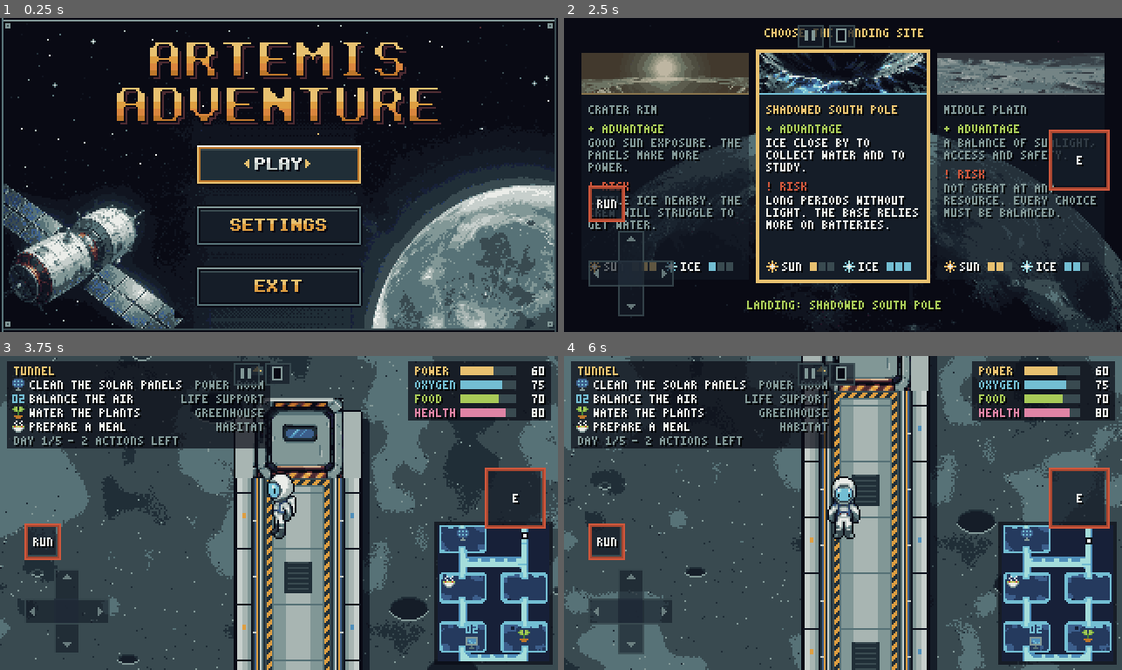
Above: before the commit, frames 1-4 (two rows, left to right).
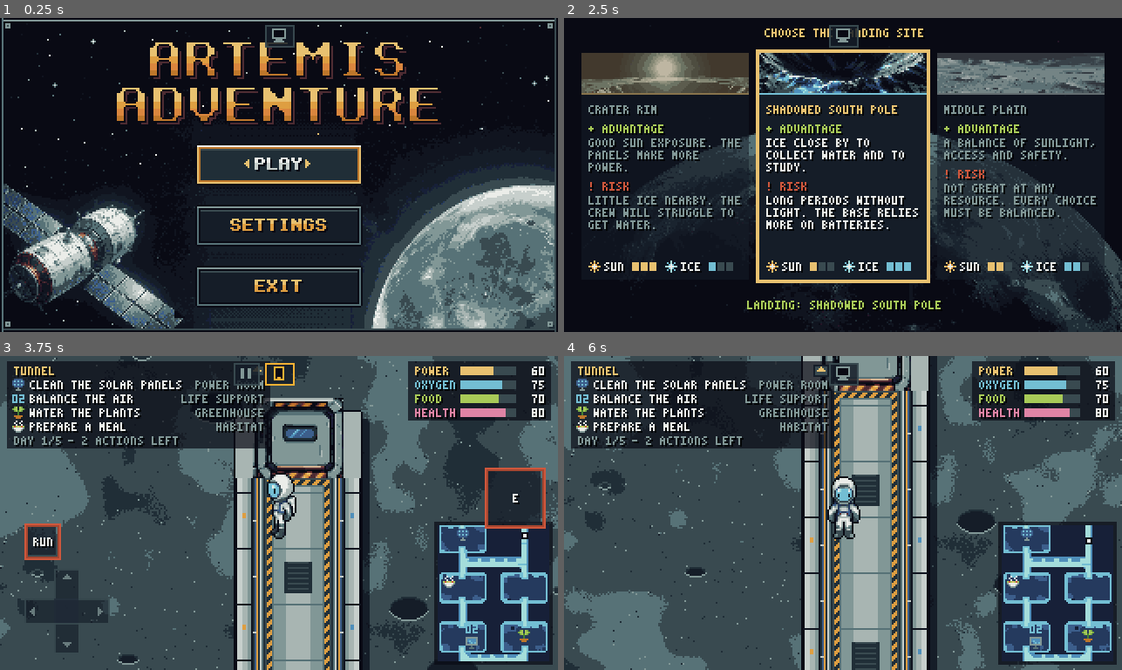
Above: after the commit, the same moments.

Repository: HattoriLoL/Artemis-Adventure
Game: Godot game, scene res://cenas/tela_inicial.tscn
Two runs of this game, one before a commit and one after it. Both use one fixed random seed, a clock stepped at 60 frames per second and the inputs below.
Inputs (mouse positions are in pixels of both pictures, inside the frame that each line leads up to):
- Up to frame 1 (0.25 s): no input
- Up to frame 2 (2.5 s): tap Enter (ui_accept) at 0.5, 0.77, 2 s; move the mouse to (965, 159) at 0.52 s; hold D (direita) 0.53-1.25 s; hold E (usar) 0.53-1.25 s; click (965, 159) at 0.67 s; tap M at 0.8, 2.3 s; drag from (630, 272) to (815, 237) at 1.27 s; move the mouse to (608, 203) at 2.02 s; hold D (direita) from 2.03 s (still down); tap Shift (andar) at 2.1 s; click (608, 203) at 2.17 s
- Up to frame 3 (3.75 s): release D (direita) at 2.75 s; tap Enter (ui_accept) at 2.75, 3.5 s; drag from (513, 497) to (111, 465) at 2.77 s; move the mouse to (446, 560) at 3.52 s; hold A (esquerda) from 3.53 s (still down); tap M at 3.6 s; click (446, 560) at 3.67 s
- Up to frame 4 (6 s): tap Enter (ui_accept) at 3.77, 4.25 s; release A (esquerda) at 4.25 s; drag from (675, 465) to (759, 434) at 4.27 s; move the mouse to (870, 513) at 5.02 s; hold S (baixo) 5.03-5.75 s; tap J at 5.1 s; click (870, 513) at 5.17 s; tap M at 5.3 s; drag from (759, 434) to (731, 528) at 5.77 s

The runs differ from the first frame. In frame 1, 0.2% of the frame differs, in the area x 47-53%, y 2-10%; in frame 2, 2.2%; in frame 3, 0.2%; in frame 4, 5.0%, in the area x 4-98%, y 2-95%.

Commit message:
feat(mobile): modo desktop como padrao com botao toggle celular/computador

Diff:
--- a/jogo/project.godot
+++ b/jogo/project.godot
@@ -35,7 +35,6 @@
 
 [input_devices]
 
-pointing/emulate_touch_from_mouse=true
 pointing/emulate_mouse_from_touch=true
 
 [physics]
--- a/jogo/scripts/mobile/mobile_manager.gd
+++ b/jogo/scripts/mobile/mobile_manager.gd
@@ -49,16 +49,14 @@
 	var eh_android: bool = OS.has_feature("android") or OS.has_feature("web_android")
 	var eh_ios: bool = OS.has_feature("ios") or OS.has_feature("web_ios")
 	is_mobile = eh_android or eh_ios
-
-	# Detecção de capacidade touchscreen
 	has_touch = DisplayServer.is_touchscreen_available()
 
 	# Dispositivo híbrido (ex: notebook touch, tablet com teclado conectado)
 	if has_touch and not is_mobile:
 		is_hybrid_device = true
 
-	# Ativação inicial dos controles
-	if is_mobile or (has_touch and not is_hybrid_device) or force_touch_for_testing:
+	# Padrão: Celulares/Tablets iniciam com touch ATIVADO. Computadores/Desktop iniciam DESATIVADOS.
+	if is_mobile or force_touch_for_testing:
 		touch_controls_enabled = true
 		input_mode = "touch"
 	else:
@@ -71,15 +69,11 @@
 
 
 func _unhandled_input(ev: InputEvent) -> void:
-	# Observador dinâmico: se houver toque na tela pela primeira vez, ativa modo touch
-	if ev is InputEventScreenTouch or ev is InputEventScreenDrag:
+	if is_mobile and (ev is InputEventScreenTouch or ev is InputEventScreenDrag):
 		has_touch = true
 		if input_mode != "touch":
 			input_mode = "touch"
-		if not touch_controls_enabled:
-			touch_controls_enabled = true
 	elif ev is InputEventKey:
-		# Se tecla física for usada em dispositivo híbrido, registra modo teclado
 		if input_mode != "keyboard":
 			input_mode = "keyboard"
 
--- a/jogo/scripts/mobile/touch_overlay.gd
+++ b/jogo/scripts/mobile/touch_overlay.gd
@@ -1,15 +1,16 @@
 extends CanvasLayer
 ## TouchOverlay: Camada de controles touch na tela para dispositivos móveis e navegadores web.
-## Gerencia o D-Pad, o Botão de Ação [E], o Botão de Corrida e atalhos de topo (Pausa e Minimizar).
+## Permite alternar entre Modo Celular (D-Pad + Ação na tela) e Modo Computador (tela limpa, sem setas).
+## O botão de alternância fica sempre disponível no topo para cliques com mouse ou toque.
 
 const Fonte = preload("res://scripts/fonte.gd")
 const VirtualDPad = preload("res://scripts/mobile/virtual_dpad.gd")
 const VirtualActionButton = preload("res://scripts/mobile/virtual_action_button.gd")
 
-const COR_FUNDO_BOTAO := Color("#151d28", 0.75)
-const COR_BORDA_BOTAO := Color("#394a50", 0.90)
+const COR_FUNDO_BOTAO := Color("#151d28", 0.85)
+const COR_BORDA_BOTAO := Color("#394a50", 0.95)
 const COR_ICONE := Color("#819796")
-const COR_ICONE_ATIVO := Color("#f2b134")
+const COR_ATIVO := Color("#f2b134")
 
 var raiz_ui: Control
 var dpad: Control
@@ -24,51 +25,60 @@
 func _ready() -> void:
 	layer = 15
 	process_mode = Node.PROCESS_MODE_ALWAYS
+	visible = true
 	_construir_ui()
 	_conectar_mobile_manager()
-	_atualizar_visibilidade()
+	_atualizar_visibilidade_controles()
 
 
 func _conectar_mobile_manager() -> void:
 	var mm = get_node_or_null("/root/MobileManager")
 	if mm:
-		mm.touch_controls_toggled.connect(_ao_alternar_controles)
-		mm.controls_minimized_changed.connect(_ao_alternar_minimizado)
+		mm.touch_controls_toggled.connect(func(_habilitado: bool): _atualizar_visibilidade_controles())
+		mm.controls_minimized_changed.connect(func(_minimizado: bool): _atualizar_visibilidade_controles())
 
 
-func _atualizar_visibilidade() -> void:
+func _atualizar_visibilidade_controles() -> void:
 	var mm = get_node_or_null("/root/MobileManager")
-	if mm:
-		visible = mm.touch_controls_enabled
-	else:
-		visible = false
+	var touch_ativo: bool = mm.touch_controls_enabled if mm else false
+	var minimizado: bool = mm.controls_minimized if mm else false
 
+	# No modo computador (touch desativado) ou minimizado, as setas e botões somem
+	if dpad:
+		dpad.visible = touch_ativo and not em_minigame and not minimizado
+	if btn_correr:
+		btn_correr.visible = touch_ativo and not em_minigame and not minimizado
+	if btn_acao:
+		btn_acao.visible = touch_ativo and not minimizado
+	if btn_pausa:
+		btn_pausa.visible = touch_ativo
 
-func _ao_alternar_controles(habilitado: bool) -> void:
-	visible = habilitado
-
-
-func _ao_alternar_minimizado(minimizado: bool) -> void:
-	if dpad:
-		dpad.visible = not minimizado and not em_minigame
-	if btn_acao:
-		btn_acao.visible = not minimizado
-	if btn_correr:
-		btn_correr.visible = not minimizado and not em_minigame
+	if btn_toggle:
+		btn_toggle.queue_redraw()
 
 
 ## Notificação chamada pelo mapa.gd quando entra ou sai de minigame
 func definir_modo_minigame(ativo: bool, precisa_usar := true) -> void:
 	em_minigame = ativo
 	var mm = get_node_or_null("/root/MobileManager")
+	var touch_ativo: bool = mm.touch_controls_enabled if mm else false
 	var minimizado: bool = mm.controls_minimized if mm else false
 
 	if dpad:
-		dpad.visible = not ativo and not minimizado
+		dpad.visible = touch_ativo and not ativo and not minimizado
 	if btn_correr:
-		btn_correr.visible = not ativo and not minimizado
+		btn_correr.visible = touch_ativo and not ativo and not minimizado
 	if btn_acao:
-		btn_acao.visible = (precisa_usar or not ativo) and not minimizado
+		btn_acao.visible = touch_ativo and (precisa_usar or not ativo) and not minimizado
+
+
+func _unhandled_input(ev: InputEvent) -> void:
+	# Atalho rápido de teclado [M] para alternar modo Mobile/Desktop
+	if ev is InputEventKey and ev.pressed and not ev.echo and (ev.physical_keycode == KEY_M or ev.physical_keycode == KEY_F1):
+		var mm = get_node_or_null("/root/MobileManager")
+		if mm:
+			mm.alternar_controles()
+			get_viewport().set_input_as_handled()
 
 
 func _construir_ui() -> void:
@@ -94,7 +104,7 @@
 	btn_correr.position = Vector2(12, 94)
 	raiz_ui.add_child(btn_correr)
 
-	# 3. Botão de Interação [E] (Lado Direito, posicionado ergonomicamente entre as barras e o minimapa)
+	# 3. Botão de Interação [E] (Lado Direito, posicionado ergonomicamente)
 	btn_acao = VirtualActionButton.new()
 	btn_acao.name = "BtnInteragir"
 	btn_acao.raio = 17.0
@@ -103,12 +113,12 @@
 	btn_acao.position = Vector2(276, 62)
 	raiz_ui.add_child(btn_acao)
 
-	# 4. Botão de Pausa (Topo Central, livre de sobreposição com tarefas e recursos)
+	# 4. Botão de Pausa (Topo Central)
 	btn_pausa = _criar_botao_topo(Vector2(134, 4), Vector2(14, 12), "pausa")
 	raiz_ui.add_child(btn_pausa)
 
-	# 5. Botão de Ocultar/Minimizar Controles (Ao lado da pausa)
-	btn_toggle = _criar_botao_topo(Vector2(152, 4), Vector2(14, 12), "toggle")
+	# 5. Botão de Alternar Celular ↔ Computador (Topo Central, SEMPRE visível)
+	btn_toggle = _criar_botao_topo(Vector2(152, 4), Vector2(16, 12), "toggle")
 	raiz_ui.add_child(btn_toggle)
 
 
@@ -125,27 +135,38 @@
 				if not InputMap.has_action("ui_cancel"):
 					InputMap.add_action("ui_cancel")
 				Input.action_press("ui_cancel")
-				# Libera no quadro seguinte para registrar o pulso de clique
 				get_tree().create_timer(0.05).timeout.connect(func(): Input.action_release("ui_cancel"))
 			elif tipo == "toggle":
 				var mm = get_node_or_null("/root/MobileManager")
 				if mm:
-					mm.alternar_minimizado()
+					mm.alternar_controles()
 	)
 
 	btn.draw.connect(func():
+		var mm = get_node_or_null("/root/MobileManager")
+		var touch_ativo: bool = mm.touch_controls_enabled if mm else false
 		var r := Rect2(Vector2.ZERO, tam)
+
+		# Moldura destacada se touch estiver ativo
+		var cor_borda := COR_ATIVO if (tipo == "toggle" and touch_ativo) else COR_BORDA_BOTAO
 		btn.draw_rect(r, COR_FUNDO_BOTAO)
-		btn.draw_rect(r, COR_BORDA_BOTAO, false, 1.0)
+		btn.draw_rect(r, cor_borda, false, 1.0)
 
 		if tipo == "pausa":
-			# Desenha símbolo de pausa [||]
 			btn.draw_rect(Rect2(4, 3, 2, 6), COR_ICONE)
 			btn.draw_rect(Rect2(8, 3, 2, 6), COR_ICONE)
 		elif tipo == "toggle":
-			# Desenha ícone de controle / tela touch [📱]
-			btn.draw_rect(Rect2(4, 2, 6, 8), COR_ICONE)
-			btn.draw_rect(Rect2(5, 3, 4, 6), Color("#090a14"))
+			if touch_ativo:
+				# Modo Celular ATIVO: desenha ícone de celular brilhante [📱]
+				btn.draw_rect(Rect2(5, 2, 6, 8), COR_ATIVO)
+				btn.draw_rect(Rect2(6, 3, 4, 6), Color("#090a14"))
+				btn.draw_rect(Rect2(7, 8, 2, 1), COR_ATIVO)
+			else:
+				# Modo Computador / Desktop: desenha ícone de monitor desktop [🖥]
+				btn.draw_rect(Rect2(4, 2, 8, 6), COR_ICONE)
+				btn.draw_rect(Rect2(5, 3, 6, 4), Color("#090a14"))
+				btn.draw_rect(Rect2(6, 8, 4, 1), COR_ICONE)
+				btn.draw_rect(Rect2(5, 9, 6, 1), COR_ICONE)
 	)
 
 	return btn
--- /dev/null
+++ b/jogo/tests/mobile/test_toggle_desktop_mobile.gd
@@ -0,0 +1,43 @@
+extends SceneTree
+
+func _init() -> void:
+	print("--- TESTE INICIADO: test_toggle_desktop_mobile.gd ---")
+
+	for i in 3:
+		await process_frame
+
+	var mm = root.get_node_or_null("MobileManager")
+	var overlay = root.get_node_or_null("TouchOverlay")
+
+	assert(mm != null, "MobileManager deve estar carregado")
+	assert(overlay != null, "TouchOverlay deve estar carregado")
+
+	# Estado 1: Modo Desktop (padrão em PC)
+	mm.touch_controls_enabled = false
+	overlay._atualizar_visibilidade_controles()
+
+	assert(overlay.dpad.visible == false, "No modo desktop, o D-Pad DEVE estar invisível (sem setas)")
+	assert(overlay.btn_acao.visible == false, "No modo desktop, o botão [E] DEVE estar invisível")
+	assert(overlay.btn_toggle.visible == true, "O botão de alternar DEVE estar visível para cliques de mouse")
+	print("OK: Modo Desktop verificado (setas sumiram, botão de alternância visível)")
+
+	# Estado 2: Alterna para Modo Celular (via clique do mouse ou touch)
+	mm.alternar_controles()
+	assert(mm.touch_controls_enabled == true, "Deveria ter mudado para touch_controls_enabled = true")
+	overlay._atualizar_visibilidade_controles()
+
+	assert(overlay.dpad.visible == true, "No modo celular, o D-Pad DEVE estar visível")
+	assert(overlay.btn_acao.visible == true, "No modo celular, o botão [E] DEVE estar visível")
+	print("OK: Modo Celular verificado (setas e botões apareceram)")
+
+	# Estado 3: Alterna de volta para Modo Desktop
+	mm.alternar_controles()
+	assert(mm.touch_controls_enabled == false, "Deveria ter voltado para touch_controls_enabled = false")
+	overlay._atualizar_visibilidade_controles()
+
+	assert(overlay.dpad.visible == false, "As setas devem sumir novamente")
+	assert(overlay.btn_acao.visible == false, "O botão [E] deve sumir novamente")
+	print("OK: Retorno ao Modo Desktop verificado com sucesso")
+
+	print("--- TESTE CONCLUÍDO COM SUCESSO: test_toggle_desktop_mobile.gd ---")
+	quit(0)
